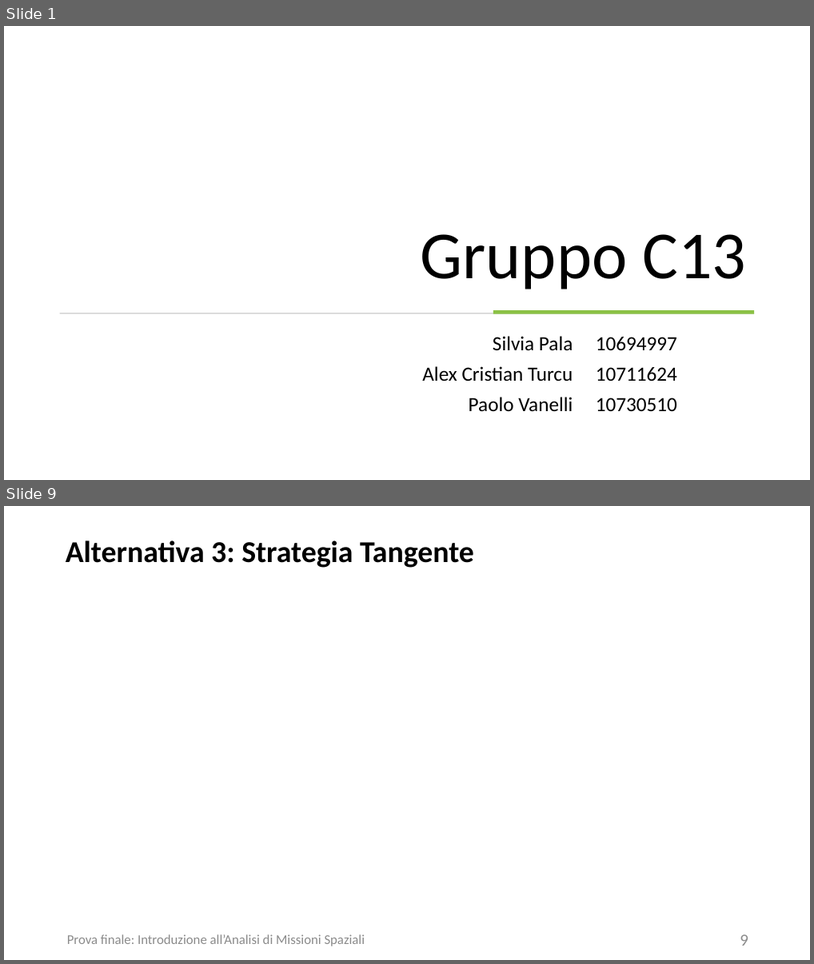
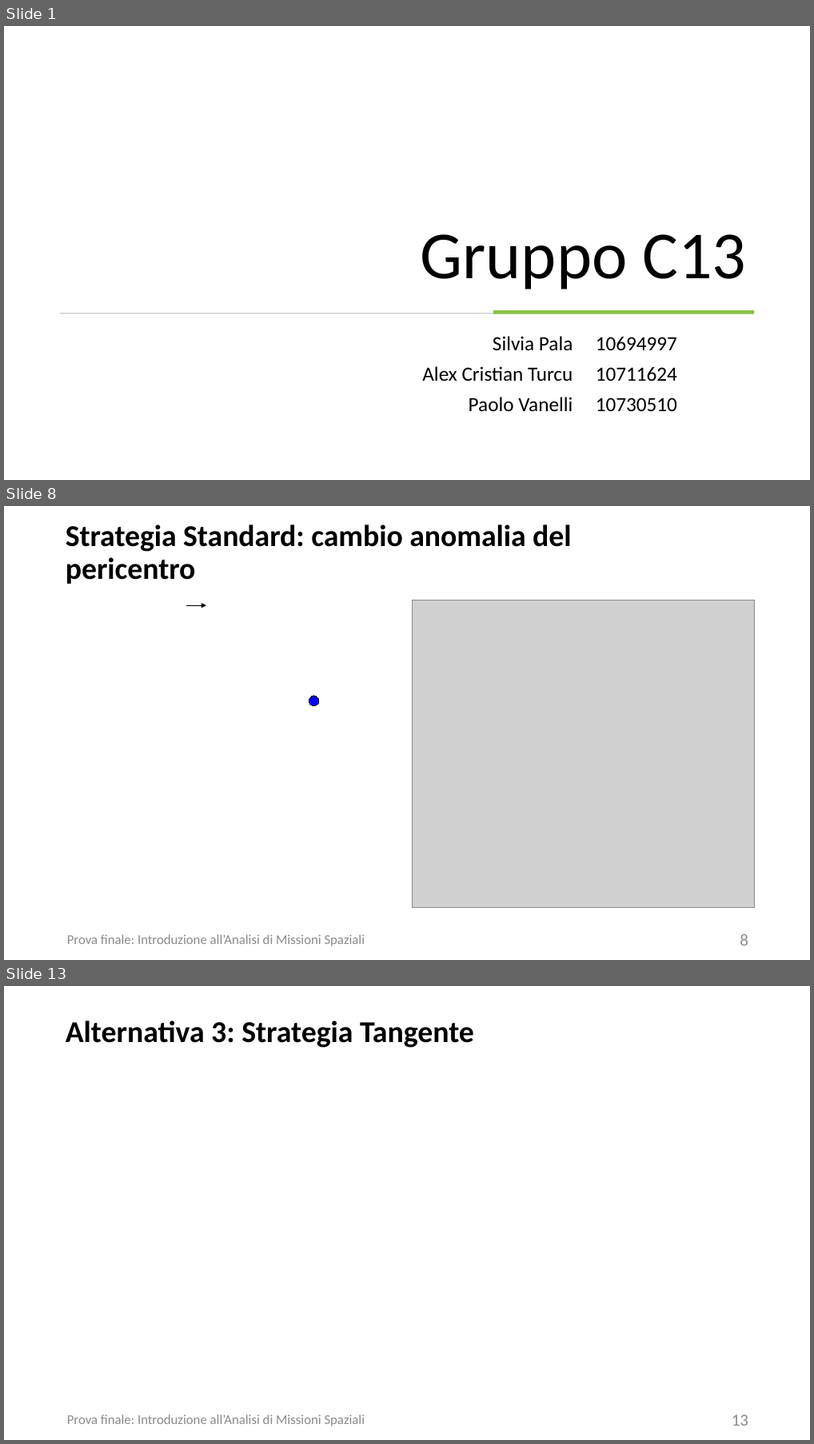
Before and after one commit to turcualexd/IAMS-progetto, a slide deck: Modelli relazione/Power C13.pptx. Shown one above the other, each under a label of ours: slides 1 and 9 before the commit, slides 1, 8 and 13 after it; the slides between them are not shown. The pictures are 814x964 and 814x1444 pixels, drawn with LibreOffice and Linux fonts; fonts in the diff are those of the drawing; grey boxes stand for pictures. Boxes give left, top, right and bottom in pixels: in the first picture for what was removed or moved away, otherwise in the second. Text is boxed around its words. In the diff, an @@ line names an element or a change of style, - is before the commit and + after.

```diff
--- a/Modelli relazione/Power C13.pptx
+++ b/Modelli relazione/Power C13.pptx
@@ slide 8 added at (x1=4, y1=506, x2=810, y2=960), background #FFFFFF @@
@@ title added at (x1=66, y1=524, x2=571, y2=584), 36 pt, text #000000, bold @@
+Strategia Standard: cambio anomalia del pericentro
@@ picture added at (x1=412, y1=600, x2=755, y2=907) @@
@@ arrow added from (186, 605) to (206, 605), #000000 0.5 pt @@
@@ ellipse added at (x1=309, y1=696, x2=319, y2=706), fill #0000FF, outline #000000 0.75 pt @@
@@ text added at (x1=67, y1=934, x2=366, y2=946), 16 pt, text #8C8C8C @@
+Prova finale: Introduzione all’Analisi di Missioni Spaziali
@@ page number added at (x1=740, y1=934, x2=749, y2=945), 20 pt, text #8C8C8C @@
+8
@@ what was slide 9 is now slide 13 @@
@@ page number at (x1=732, y1=1414, x2=749, y2=1425): text changed @@
-9
+13
```
Also in this commit, not shown: 7 slides changed, 3 other slides added.
